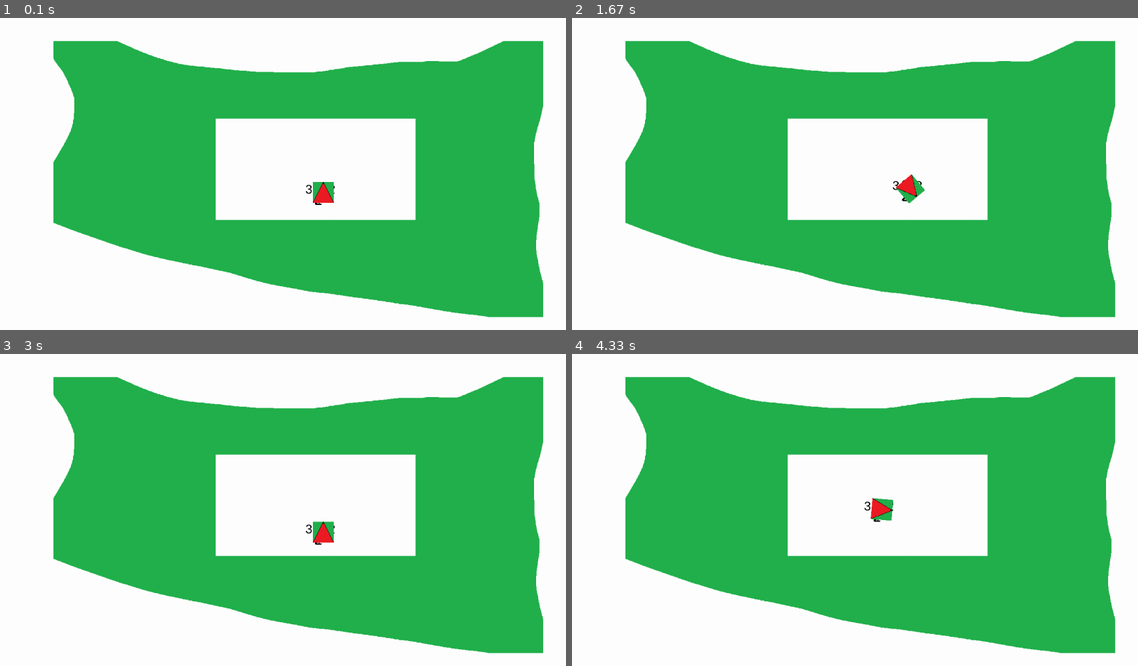
Above: before the commit, frames 1-4 (two rows, left to right).
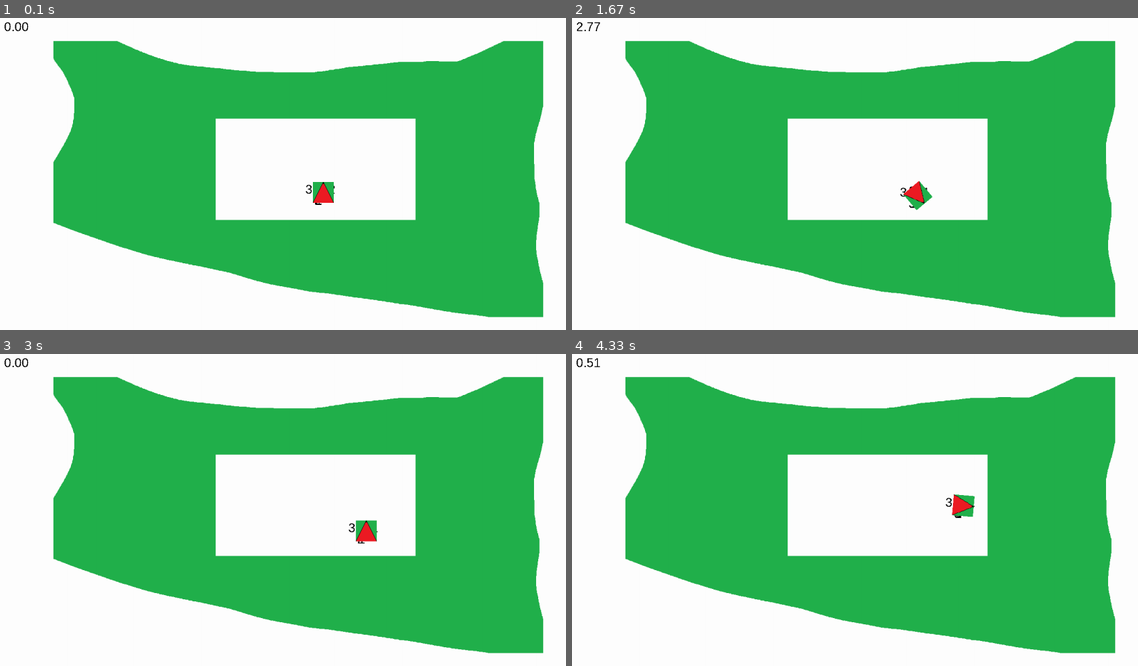
Above: after the commit, the same moments.

Repository: CeVauDe/bugfree-game-about-bugs
Game: pygame game, started from basic_game/basic_game.py
Same seed, same stepped clock (60 frames per second), same inputs: the game is played once before the commit and once after it.
Inputs:
- Up to frame 1 (0.1 s): no input
- Up to frame 2 (1.67 s): hold Right 0.33-0.8 s; hold Up 0.83-1.13 s; hold Right 1.17-1.63 s
- Up to frame 3 (3 s): hold Left 1.67-2.2 s; hold Down 2.23-2.53 s; hold Left 2.57-2.97 s
- Up to frame 4 (4.33 s): hold Up 3-3.37 s; hold Right 3.4-4.03 s; hold Down from 4.07 s (still down)

The runs differ from the first frame. In frame 1, less than 0.1% of the frame differs, in the area x 0-6%, y 1-5%; in frame 2, 0.4%; in frame 3, 0.6%, in the area x 0-67%, y 1-62%; in frame 4, 0.6%.

Commit message:
changed position to float for smoother movement added acceleration to the movement

Diff:
--- a/basic_game/basic_game.py
+++ b/basic_game/basic_game.py
@@ -13,25 +13,27 @@
 
     for i in range(0, 8):
         length = 0
-        while not surface.get_at(pos[i]) == BORDER_COLOR and length < 2000:
+        while not surface.get_at((int(pos[i][0]), int(pos[i][1]))) == BORDER_COLOR and length < 2000:
             length = length + 1
             pos[i][0] = int(center[0] + math.cos(math.radians(360 - degree)) * length * pos_fak[i][0])
             pos[i][1] = int(center[1] + math.sin(math.radians(360 - degree)) * length * pos_fak[i][1])
 
-        pygame.draw.line(surface, (0, 0, 255), (center[0], center[1]), (pos[i][0], pos[i][1]))
+        pygame.draw.line(surface, (0, 0, 255), (int(center[0]), int(center[1])), (pos[i][0], pos[i][1]))
 
         dist[i] = int(math.sqrt(math.pow(pos[i][0] - center[0], 2) + math.pow(pos[i][1] - center[1], 2)))
         surface.blit(textfont.render(str(dist[i]), False, (0, 0, 0)), (pos[i][0] + offset[i][0], pos[i][1] + offset[i][1]))
 
+    surface.blit(textfont.render(f"{speed:.2f}", False, (0, 0, 0)), (10, 10))
+
     rot_Image = pygame.transform.rotate(blockImage, winkel)
-    surface.blit(rot_Image, (center[0] - int(rot_Image.get_width()/2), center[1] - int(rot_Image.get_height()/2)))
+    surface.blit(rot_Image, (int(center[0] - rot_Image.get_width()/2), int(center[1] - rot_Image.get_height()/2)))
     pygame.display.update()
 
 if __name__ == "__main__":
 
     pygame.init()
 
-    fps = 30
+    fps = 30 # me no see no difference over 30 fps
     fps_clock = pygame.time.Clock()
 
     displayImage = pygame.image.load(r'../data/green_ring.png')
@@ -50,9 +52,14 @@
     p1 = int(screen_width / 2)
     p2 = int(screen_height / 2)
 
-    center = [int(p1 + block_width / 2), int(p2 + block_height / 2)]
+    center = [(p1 + block_width / 2), (p2 + block_height / 2)]
 
+    speed = 0
+    acc = 2
+    dec_fac = 112 # vmax = 15
+    brake = -2
     step = 5
+    time_fac = 5
     BORDER_COLOR = (255, 255, 255, 255)
 
     degree = 45
@@ -73,14 +80,17 @@
         if key_input[pygame.K_LEFT]:
             winkel += step
         if key_input[pygame.K_UP]:
-            center[0] += int(math.cos(math.radians(270 - winkel)) * step)
-            center[1] += int(math.sin(math.radians(270 - winkel)) * step)
+            speed = max(1/fps * (acc - speed*speed / dec_fac) * time_fac + speed,0)
         if key_input[pygame.K_RIGHT]:
             winkel -= step
         if key_input[pygame.K_DOWN]:
-            center[0] -= int(math.cos(math.radians(270 - winkel)) * step)
-            center[1] -= int(math.sin(math.radians(270 - winkel)) * step)
+            speed = max(1 / fps * (brake - speed * speed / dec_fac) * time_fac + speed, 0)
 
-        pygame.draw.circle(surface, (0,0,255), center, 2)
+        if not (key_input[pygame.K_DOWN] or key_input[pygame.K_UP]):
+            speed = max(1 / fps * (0 - speed * speed / dec_fac) * time_fac + speed, 0)
+
+        center[0] += (math.cos(math.radians(270 - winkel)) * speed)
+        center[1] += (math.sin(math.radians(270 - winkel)) * speed)
+        pygame.draw.circle(surface, (0,0,255), ((int(center[0]), int(center[1]))), 2)
         simulate()
         fps_clock.tick(fps)
